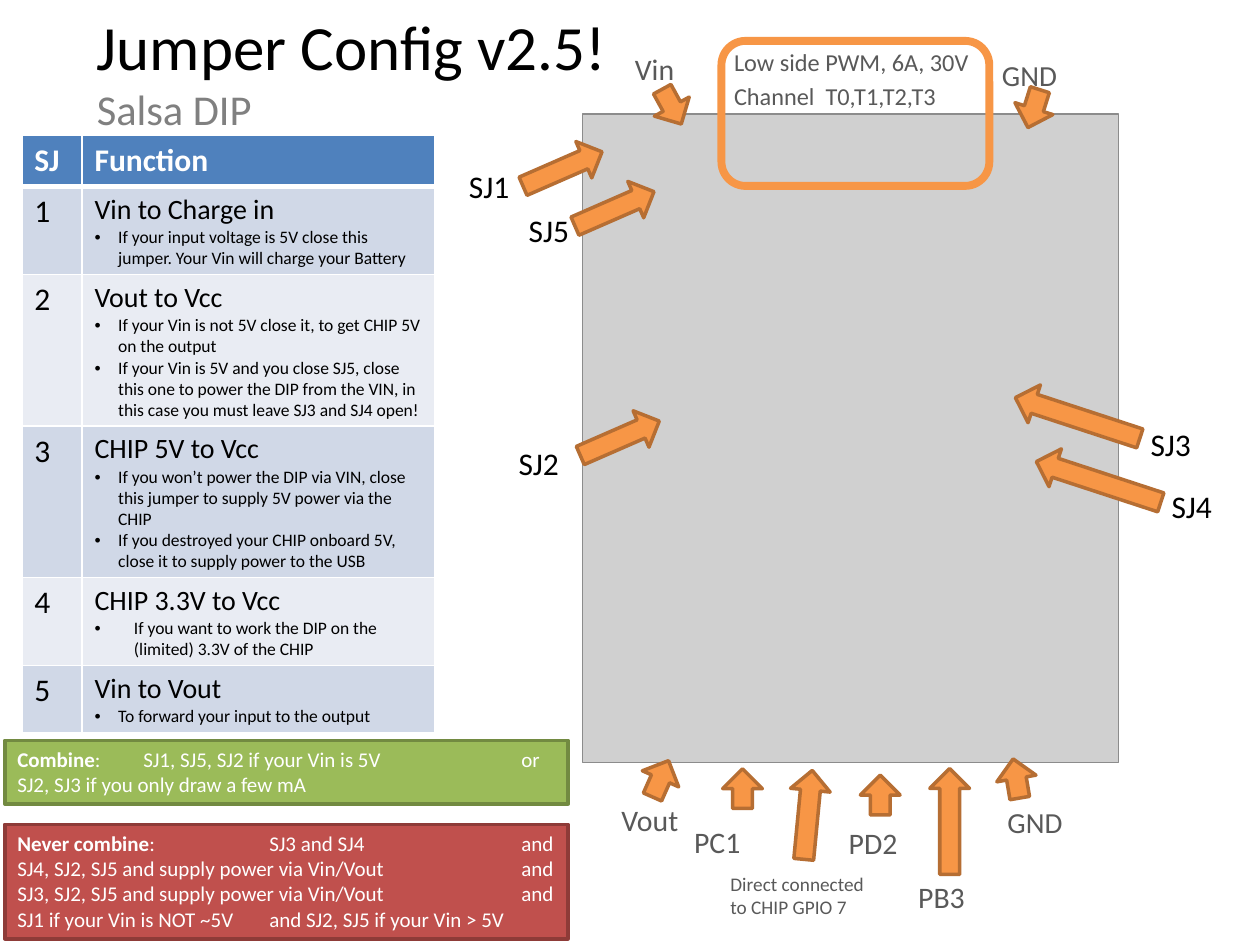
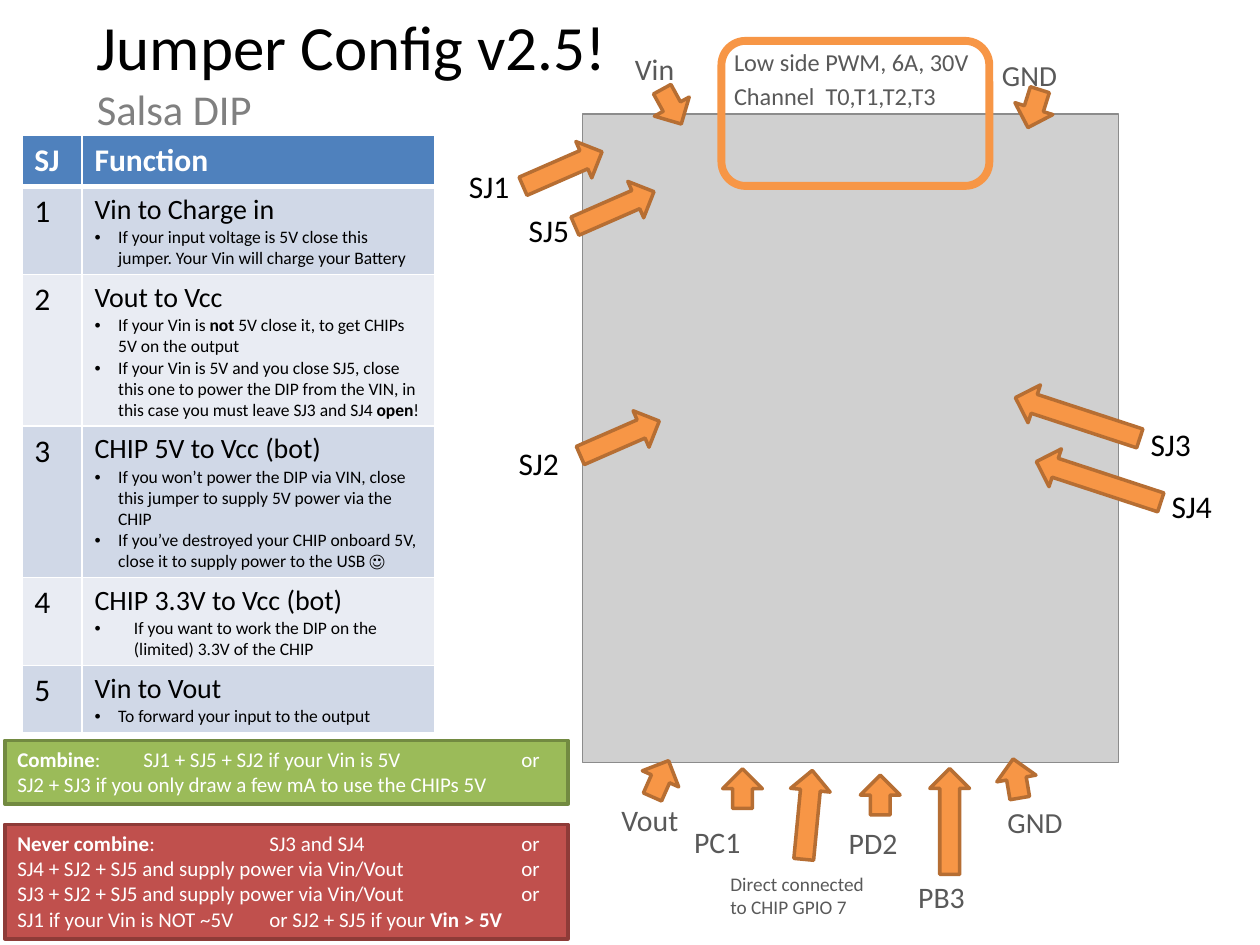
Before and after one commit to KoljaWindeler/CHIP_SALSA, a slide deck: slide 2 of docs/hddv2.7.pptx. Drawn at 1260x945 pixels with LibreOffice and Linux fonts; fonts in the diff are those of the drawing; grey boxes stand for pictures. Boxes give left, top, right and bottom in pixels: in the first picture for what was removed or moved away, otherwise in the second. Text is boxed around its words. In the diff, an @@ line names an element or a change of style, - is before the commit and + after.

Commit message:
added solder jumper layout for preSalsa board

```diff
--- a/docs/hddv2.7.pptx
+++ b/docs/hddv2.7.pptx
@@ table at (21,135,435,732) @@
-row 3, column 2: Vout to Vcc / If your Vin is not 5V close it, to get CHIP 5V on the output / If your Vin is 5V and you close SJ5, close this one to power the DIP from the VIN, in this case you must leave SJ3 and SJ4 open!
+row 3, column 2: Vout to Vcc / If your Vin is not 5V close it, to get CHIPs 5V on the output / If your Vin is 5V and you close SJ5, close this one to power the DIP from the VIN, in this case you must leave SJ3 and SJ4 open!
-row 4, column 2: CHIP 5V to Vcc / If you won’t power the DIP via VIN, close this jumper to supply 5V power via the CHIP / If you destroyed your CHIP onboard 5V, close it to supply power to the USB
+row 4, column 2: CHIP 5V to Vcc (bot) / If you won’t power the DIP via VIN, close this jumper to supply 5V power via the CHIP / If you’ve destroyed your CHIP onboard 5V, close it to supply power to the USB ☺
-row 5, column 2: CHIP 3.3V to Vcc / If you want to work the DIP on the (limited) 3.3V of the CHIP
+row 5, column 2: CHIP 3.3V to Vcc (bot) / If you want to work the DIP on the (limited) 3.3V of the CHIP
@@ text in rectangle at (17,752,487,796): text changed @@
-Combine: SJ1, SJ5, SJ2 if your Vin is 5V or
-SJ2, SJ3 if you only draw a few mA
+Combine: SJ1 + SJ5 + SJ2 if your Vin is 5V or
+SJ2 + SJ3 if you only draw a few mA to use the CHIPs 5V
@@ text in rectangle at (17,836,539,931): text changed @@
-Never combine: SJ3 and SJ4 and
-SJ4, SJ2, SJ5 and supply power via Vin/Vout and
-SJ3, SJ2, SJ5 and supply power via Vin/Vout and
-SJ1 if your Vin is NOT ~5V and SJ2, SJ5 if your Vin > 5V
+Never combine: SJ3 and SJ4 or
+SJ4 + SJ2 + SJ5 and supply power via Vin/Vout or
+SJ3 + SJ2 + SJ5 and supply power via Vin/Vout or
+SJ1 if your Vin is NOT ~5V or SJ2 + SJ5 if your Vin > 5V
```
